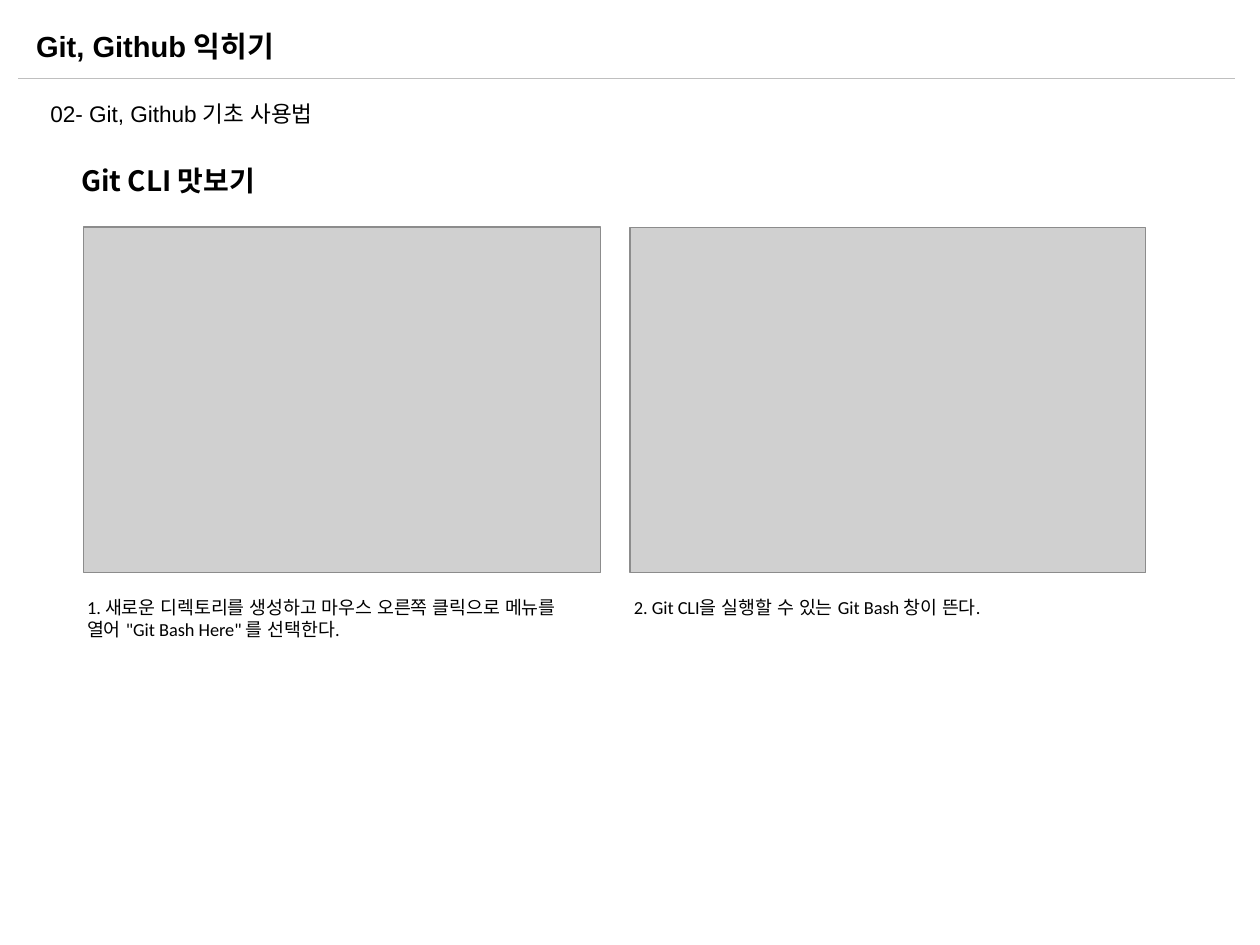
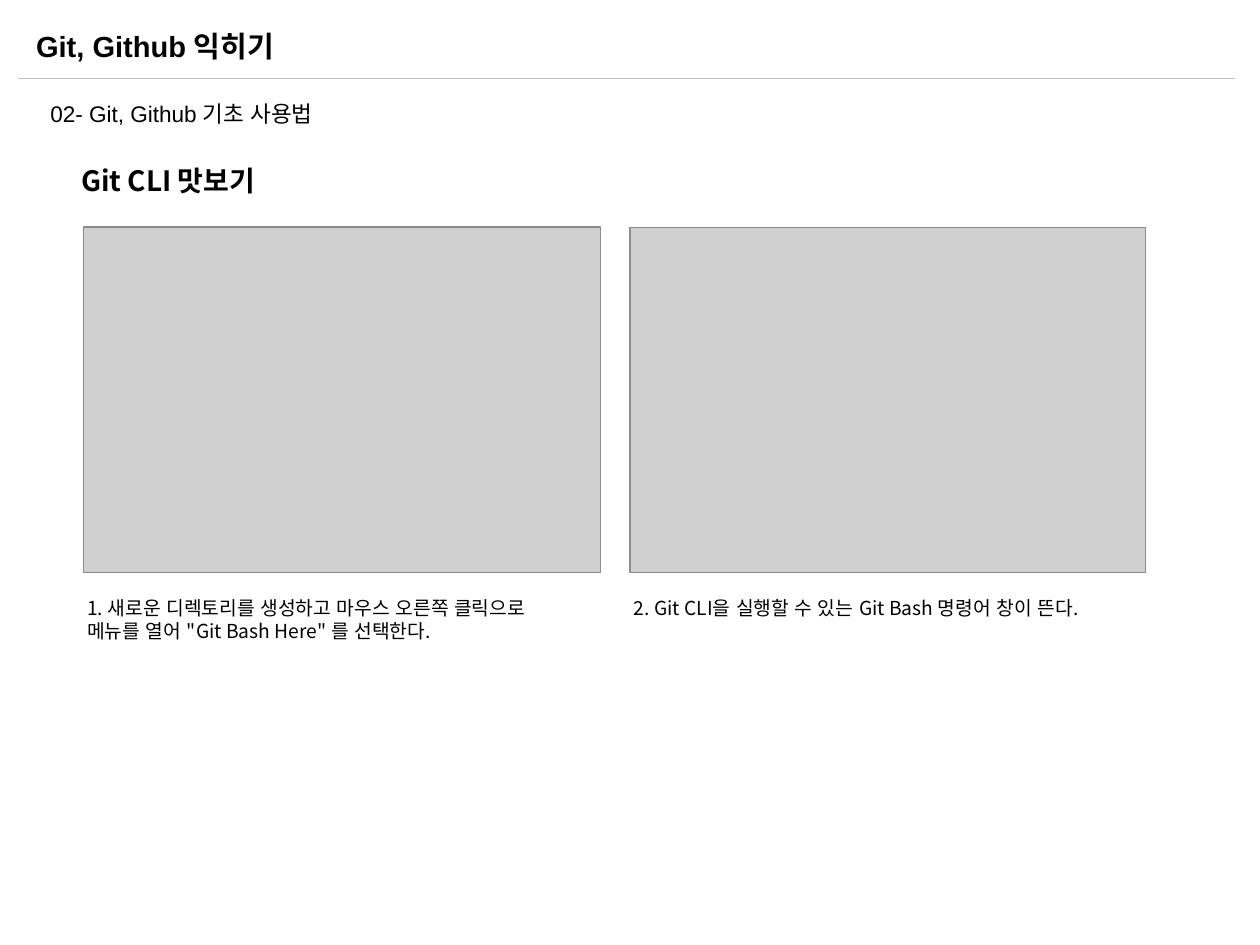
Before and after one commit to sabin21/NodeJS_Workflow_Study, a slide deck: slide 15 of CH00_Git_Github.pptx (slide 10 before the commit). Drawn at 1260x945 pixels with LibreOffice and Linux fonts; fonts in the diff are those of the drawing; grey boxes stand for pictures. Boxes give left, top, right and bottom in pixels: in the first picture for what was removed or moved away, otherwise in the second. Text is boxed around its words. In the diff, an @@ line names an element or a change of style, - is before the commit and + after.

```diff
--- a/CH00_Git_Github.pptx
+++ b/CH00_Git_Github.pptx
@@ text "1. 새로운 디렉토리를 생성하고 마우스 ..." at [87,599,525,640]: size 10.5 to 11 pt, font Calibri to Noto Sans CJK KR @@
@@ text at [634,599,1078,617]: text changed; size 10.5 to 11 pt; font Calibri to Noto Sans CJK KR @@
-2. Git CLI을 실행할 수 있는 Git Bash 창이 뜬다.
+2. Git CLI을 실행할 수 있는 Git Bash 명령어 창이 뜬다.
```
Also in this commit, not shown: 14 other slides changed, 6 slides added, 1 other file.
